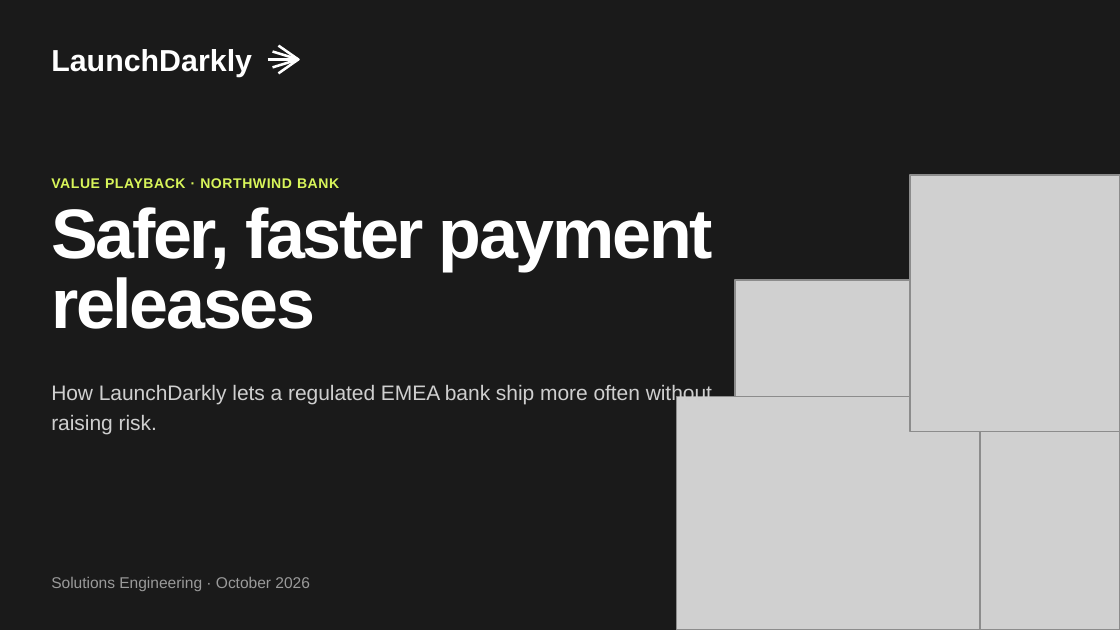
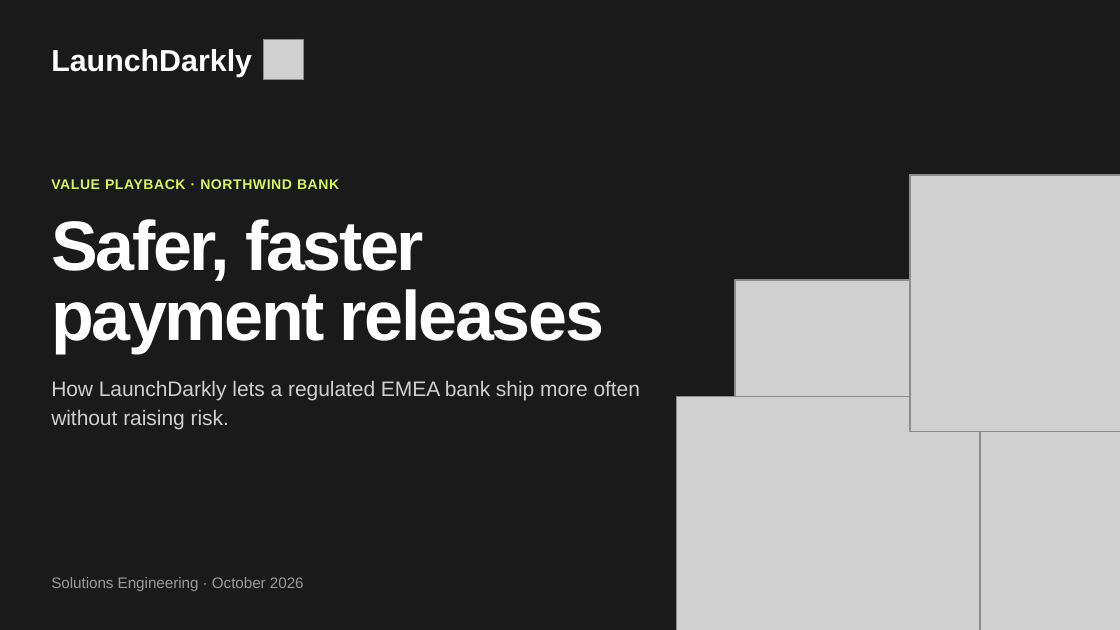
Before and after one commit to squalliram/ld-northwind-payments, a slide deck: slide 1 of docs/northwind-value-playback.pptx. Drawn at 1120x630 pixels with LibreOffice and Linux fonts; fonts in the diff are those of the drawing; grey boxes stand for pictures. Boxes give left, top, right and bottom in pixels: in the first picture for what was removed or moved away, otherwise in the second. Text is boxed around its words. In the diff, an @@ line names an element or a change of style, - is before the commit and + after.

```diff
--- a/docs/northwind-value-playback.pptx
+++ b/docs/northwind-value-playback.pptx
@@ picture added at [263,39,302,78] @@
@@ freeform shape removed at [268,59,298,60] @@
@@ freeform shape removed at [272,52,298,67] @@
@@ freeform shape removed at [279,46,299,74] @@
@@ text added at [51,219,424,281], 45 pt, text #FFFFFF, bold @@
+Safer, faster
@@ vertical alignment top to middle in 3 elements at [51,381,641,400], [51,49,252,77], [51,289,604,353] @@
@@ text at [51,289,604,353]: text changed @@
-Safer, faster payment releases
+payment releases
@@ text at [51,381,641,400]: text changed @@
-How LaunchDarkly lets a regulated EMEA bank ship more often without raising risk.
+How LaunchDarkly lets a regulated EMEA bank ship more often
@@ text added at [51,410,229,430], 13.5 pt, text #CFCFCF @@
+without raising risk.
@@ text "Solutions Engineering · October 2026" at [51,577,304,591]: size 10 to 9.8 pt; vertical alignment top to middle @@
```
Also in this commit, not shown: 15 other slides changed, 3 slides added, 3 slides removed, 3 other files.
